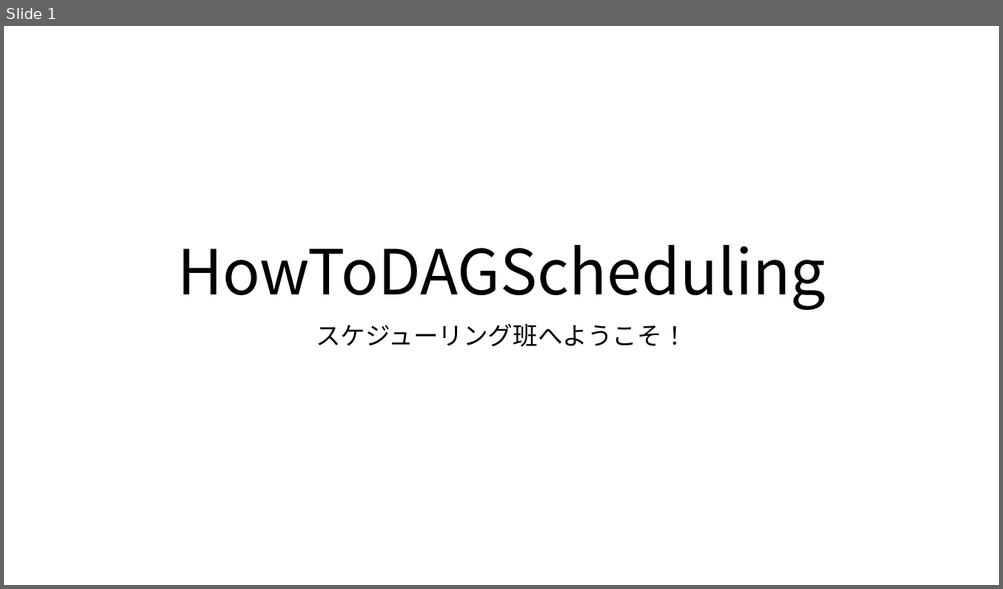
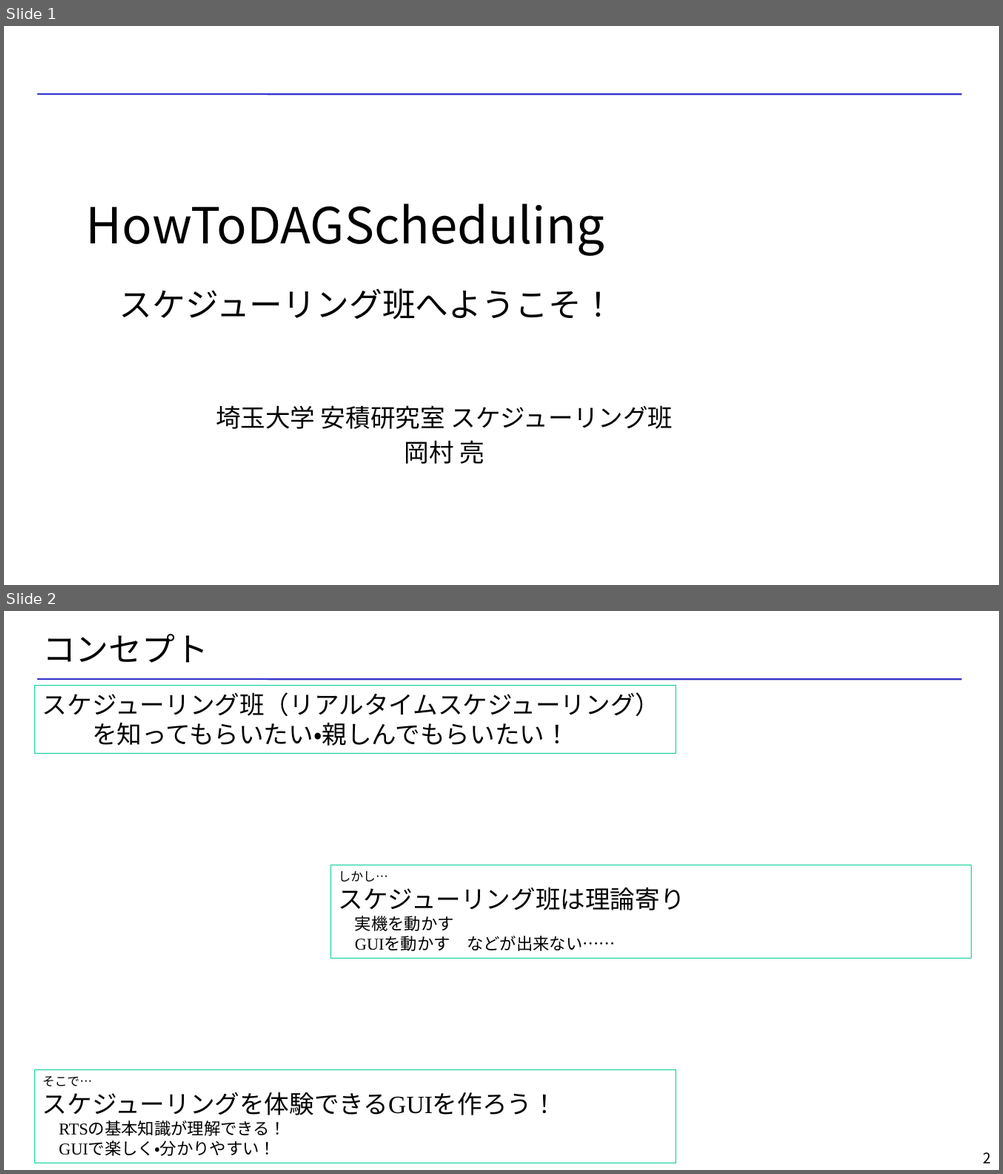
Before and after one commit to rokamu623/HotToDAGScheduling, a slide deck: 企画書/HowToDAGScheduling.pptx. Shown one above the other, each under a label of ours: slide 1 before the commit, slides 1 and 2 after it. The pictures are 1003x589 and 1003x1174 pixels, drawn with LibreOffice and Linux fonts; fonts in the diff are those of the drawing; background and template pictures are left out. Boxes give left, top, right and bottom in pixels: in the first picture for what was removed or moved away, otherwise in the second. Text is boxed around its words. In the diff, an @@ line names an element or a change of style, - is before the commit and + after.

```diff
--- a/企画書/HowToDAGScheduling.pptx
+++ b/企画書/HowToDAGScheduling.pptx
@@ slide 2 added at bbox=[4, 611, 999, 1170], background picture (left out); not listed: 1 template element that a slide beside it also shows @@
@@ title added at bbox=[42, 634, 208, 663], 32 pt, text #000000 @@
+コンセプト
@@ rectangle added at bbox=[35, 686, 675, 754], outline #00CC99 0.75 pt, 24 pt, text #000000 @@
+スケジューリング班（リアルタイムスケジューリング）
+を知ってもらいたい・親しんでもらいたい！
@@ rectangle added at bbox=[331, 866, 971, 959], outline #00CC99 0.75 pt, 16 pt, text #000000 @@
+しかし…
+スケジューリング班は理論寄り
+実機を動かす
+GUIを動かす などが出来ない……
@@ rectangle added at bbox=[35, 1071, 675, 1164], outline #00CC99 0.75 pt, 16 pt, text #000000 @@
+そこで…
+スケジューリングを体験できるGUIを作ろう！
+RTSの基本知識が理解できる！
+GUIで楽しく・分かりやすい！
@@ page number added at bbox=[982, 1153, 990, 1164], 14 pt, text #000000 @@
+2
@@ slide 1 changed as well @@
@@ line added from (37, 94) to (962, 94), #3333CC 1.5 pt @@
@@ title "HowToDAGScheduling スケジューリング班へようこそ！" at bbox=[86, 204, 614, 320]: vertical alignment bottom to middle @@
@@ title at bbox=[86, 204, 614, 320]: text changed; size 60 to 48 pt @@
-HowToDAGScheduling
+HowToDAGScheduling
+スケジューリング班へようこそ！
@@ subtitle at bbox=[216, 406, 672, 464]: text changed; font Noto Sans CJK JP to Cambria @@
-スケジューリング班へようこそ！
+埼玉大学 安積研究室 スケジューリング班
+岡村 亮
```
Also in this commit, not shown: 1 other slide changed, 2 other slides added.
